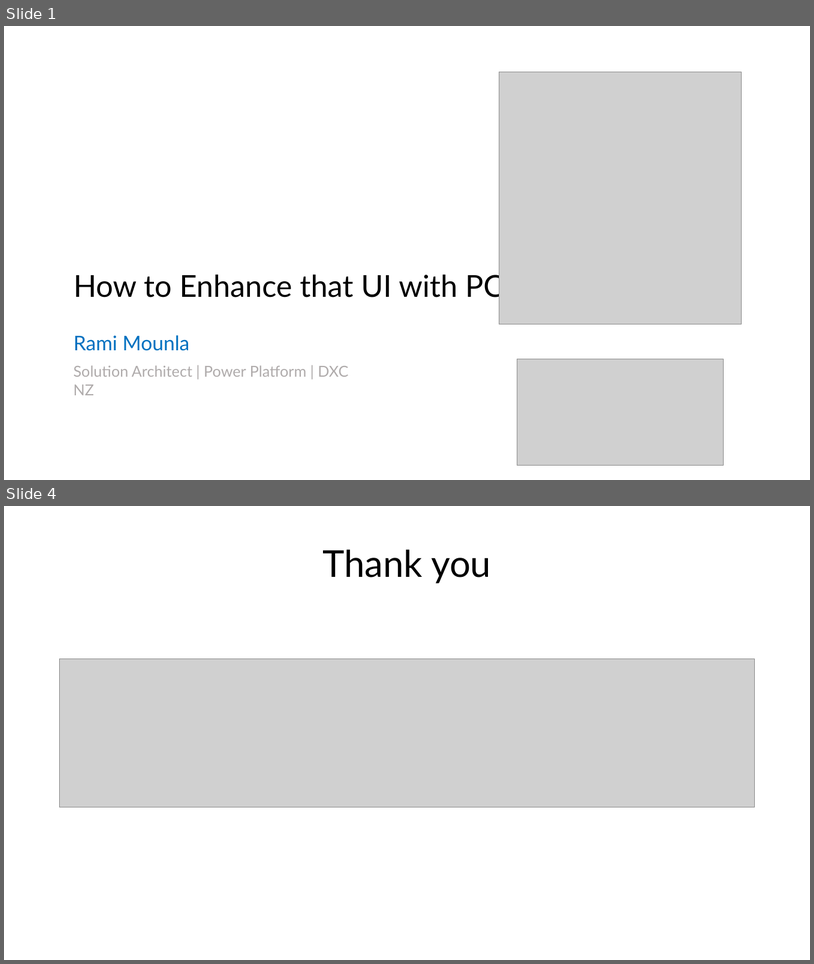
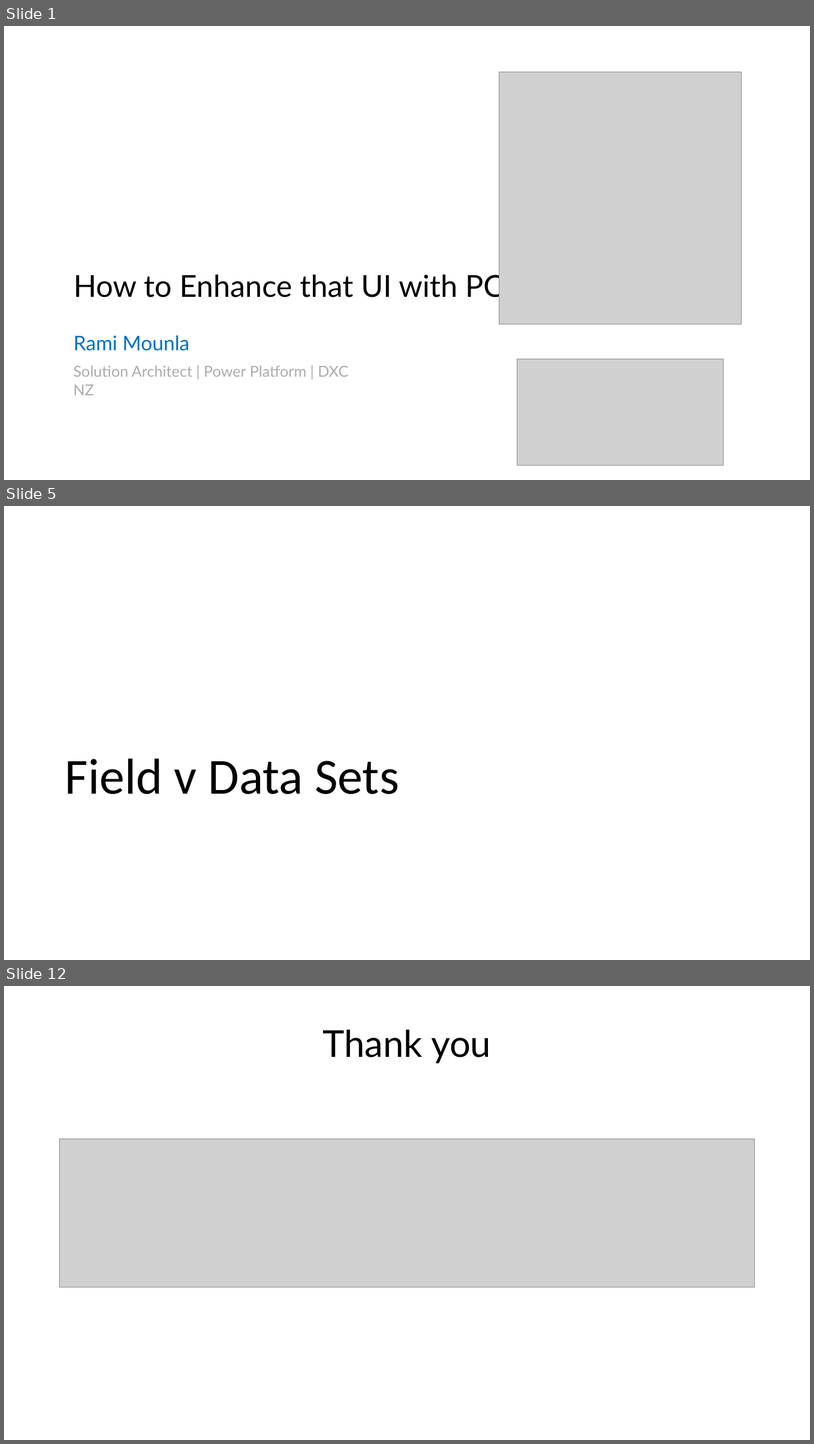
Before and after one commit to ramimounla/GlobalPowerPlatformBootcamp, a slide deck: Slides/Rami Mounla - How to enhance that UI with PCF - 300 GPPB Wellington.pptx. Shown one above the other, each under a label of ours: slides 1 and 4 before the commit, slides 1, 5 and 12 after it; the slides between them are not shown. The pictures are 814x964 and 814x1444 pixels, drawn with LibreOffice and Linux fonts; fonts in the diff are those of the drawing; grey boxes stand for pictures; background and template pictures are left out. Boxes give left, top, right and bottom in pixels: in the first picture for what was removed or moved away, otherwise in the second. Text is boxed around its words. In the diff, an @@ line names an element or a change of style, - is before the commit and + after.

```diff
--- a/Slides/Rami Mounla - How to enhance that UI with PCF - 300 GPPB Wellington.pptx
+++ b/Slides/Rami Mounla - How to enhance that UI with PCF - 300 GPPB Wellington.pptx
@@ slide 5 added at [4, 506, 810, 960], background picture (left out) @@
@@ title added at [65, 758, 399, 794], 60 pt, text #000000 @@
+Field v Data Sets
@@ what was slide 4 is now slide 12 @@
```
Also in this commit, not shown: 9 other slides added, 2 slides removed.
